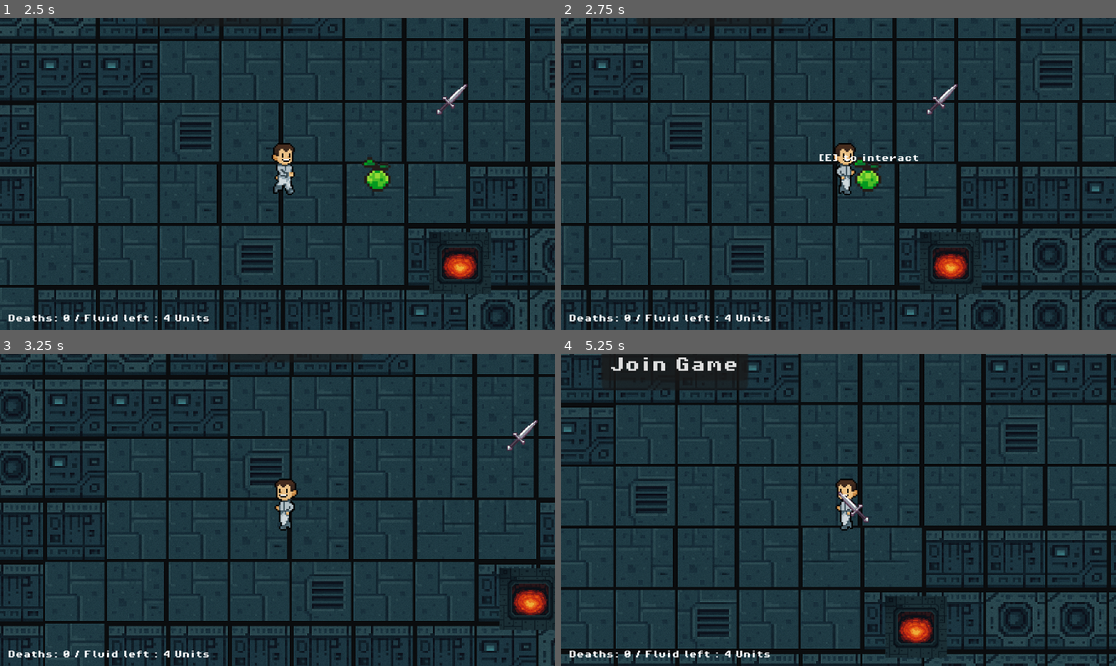
Above: before the commit, frames 1-4 (two rows, left to right).
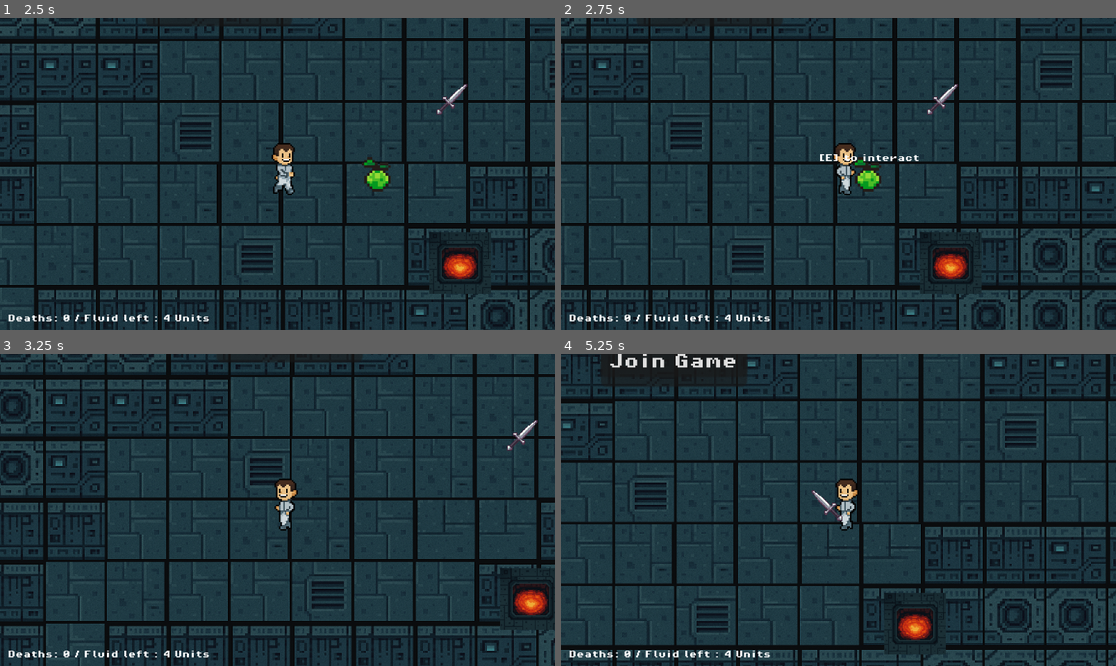
Above: after the commit, the same moments.

Repository: FlavienVa/Kill_The_Mickey
Game: Godot game, scene res://scenes/main_menu.tscn
Two runs of this game, one before a commit and one after it. Both use one fixed random seed, a clock stepped at 60 frames per second and the inputs below.
Inputs (mouse positions are in pixels of both pictures, inside the frame that each line leads up to):
- Up to frame 1 (2.5 s): tap Enter at 0.5 s; move the mouse to (399, 158) at 0.52 s; hold D (move_right) 0.53-1.25 s; click (399, 158) at 0.6 s; tap W (move_up) at 0.77, 2.27 s; click "Host Game" at 1.25 s; move the mouse to (166, 189) at 2.02 s; hold D (move_right) from 2.03 s (still down); click (166, 189) at 2.1 s
- Up to frame 2 (2.75 s): keep holding D (move_right)
- Up to frame 3 (3.25 s): move the mouse to (333, 441) at 2.77 s; release D (move_right) at 2.78 s; hold A (move_left) from 2.78 s (still down); hold E (interact) from 2.78 s (still down); click (333, 441) at 3.05 s
- Up to frame 4 (5.25 s): move the mouse to (810, 572) at 3.52 s; release A (move_left) at 3.53 s; release E (interact) at 3.53 s; hold D (move_right) 3.53-5.03 s; click (810, 572) at 3.6 s; tap W (move_up) at 3.77, 4.52 s; move the mouse to (1005, 556) at 4.27 s; click (1005, 556) at 4.35 s; move the mouse to (672, 463) at 5.02 s; hold A (move_left) from 5.03 s (still down); tap E (interact) at 5.1 s

Frame 1 is identical in both runs. In frame 2, 2.8% of the frame differs, in the area x 0-100%, y 0-100%; in frame 3, 2.0%; in frame 4, 24%.

Commit message:
Hit weapon

Diff:
--- a/scenes/player.tscn
+++ b/scenes/player.tscn
@@ -19,7 +19,7 @@
 animation = &"run"
 
 [node name="CollisionShape2D" type="CollisionShape2D" parent="."]
-position = Vector2(14, -28)
+position = Vector2(15, -33)
 shape = SubResource("RectangleShape2D_g2els")
 
 [node name="AttackCooldownTimer" type="Timer" parent="."]
@@ -28,7 +28,7 @@
 [node name="RespawnTimer" type="Timer" parent="."]
 
 [node name="WeaponSocket" type="Node2D" parent="."]
-position = Vector2(52, -15)
+position = Vector2(58, -20)
 
 [node name="FootStepAudio" type="AudioStreamPlayer2D" parent="."]
 
--- a/scripts/hiding_spot.gd
+++ b/scripts/hiding_spot.gd
@@ -23,6 +23,9 @@
 			InteractionManager.playerSprite.visible = false
 			InteractionManager.player.set_physics_process(false)
 
+			if InteractionManager.player.has_knife and InteractionManager.player.current_weapon:
+				InteractionManager.player.current_weapon.visible = false
+
 			# Start the hide timer
 			hide_timer.start()
 		else:
@@ -34,6 +37,9 @@
 		# Show the player again
 		InteractionManager.playerSprite.visible = true
 		InteractionManager.player.set_physics_process(true)
+		if InteractionManager.player.has_knife and InteractionManager.player.current_weapon:
+				InteractionManager.player.current_weapon.visible = true
+
 		is_hiding = false
 		hide_timer.stop()
 
--- a/scripts/player.gd
+++ b/scripts/player.gd
@@ -17,6 +17,9 @@
 var weapon_original_position: Vector2 = Vector2.ZERO
 
 var facing_direction := Vector2.RIGHT
+var weapon_target_rotation: float = 0.0
+var weapon_rotation_speed: float = 20.0  # Increase for faster transition
+
 
 @onready var _animated_sprite := $AnimatedSprite2D
 
@@ -48,6 +51,12 @@
 	randomize()
 	set_sprite_variant(variant_keys[randi() % variant_keys.size()])
 
+func _process(delta: float) -> void:
+	if current_weapon:
+		var diff = weapon_target_rotation - current_weapon.rotation_degrees
+		current_weapon.rotation_degrees += diff * delta * weapon_rotation_speed
+
+
 func set_sprite_variant(variant_name: String) -> void:
 	if sprite_variants.has(variant_name):
 		_animated_sprite.sprite_frames = sprite_variants[variant_name]
@@ -69,13 +78,20 @@
 		facing_direction = Vector2.RIGHT
 		if has_knife and current_weapon:
 			current_weapon.scale.x = abs(current_weapon.scale.x)
+			$WeaponSocket.position.x = abs($WeaponSocket.position.x)
+
+
+
 	elif input_vector.x < 0:
 		$AnimatedSprite2D.flip_h = true
 		facing_direction = Vector2.LEFT
 		if has_knife and current_weapon:
 			current_weapon.scale.x = -abs(current_weapon.scale.x)
+			$WeaponSocket.position.x = -abs($WeaponSocket.position.x)
+
 	elif input_vector.y != 0:
 		facing_direction = Vector2(0, input_vector.y)
+
 
 	# Play animation and footstep sound
 	if input_vector != Vector2.ZERO:
@@ -116,6 +132,17 @@
 
 	can_attack = false
 	is_attacking = true
+
+	# Animate weapon forward during attack
+	if current_weapon:
+		weapon_target_rotation = 90.0 if not $AnimatedSprite2D.flip_h else -90.0
+
+
+
+	# Animate weapon rotation (swinging down)
+	if current_weapon:
+		current_weapon.rotation_degrees = -45 if not $AnimatedSprite2D.flip_h else 45
+
 	print("ATTACK")
 
 	# Store current attack direction based on movement or last direction
@@ -142,11 +169,17 @@
 	$AttackCooldownTimer.start()
 	$AttackCooldownTimer.wait_time = attack_cooldown
 
+
 	# Optional: Add attack animation or effects here
-	# Example: $AnimatedSprite2D.play("attack")
+	#$AnimatedSprite2D.play("attack")
+
 
 	# Wait for attack duration
 	await get_tree().create_timer(0.2).timeout
+		# Reset weapon to original position
+	if current_weapon:
+		weapon_target_rotation = 0.0
+
 	is_attacking = false
 	attack_hitbox.queue_free()
 
@@ -178,6 +211,7 @@
 
 	# Hide the player
 	$AnimatedSprite2D.visible = false
+
 
 	# Wait a short moment before respawning
 	await get_tree().create_timer(1.0).timeout
@@ -198,6 +232,10 @@
 	set_sprite_variant(variant_keys[randi() % variant_keys.size()])
 	# Make the player visible again
 	$AnimatedSprite2D.visible = true
+	if current_weapon:
+		current_weapon.visible = true
+
+
 
 func _game_over() -> void:
 	# Disable player movement and input
Not shown: 1 places in scenes/InteractionManager.tscn that only renumber resources
